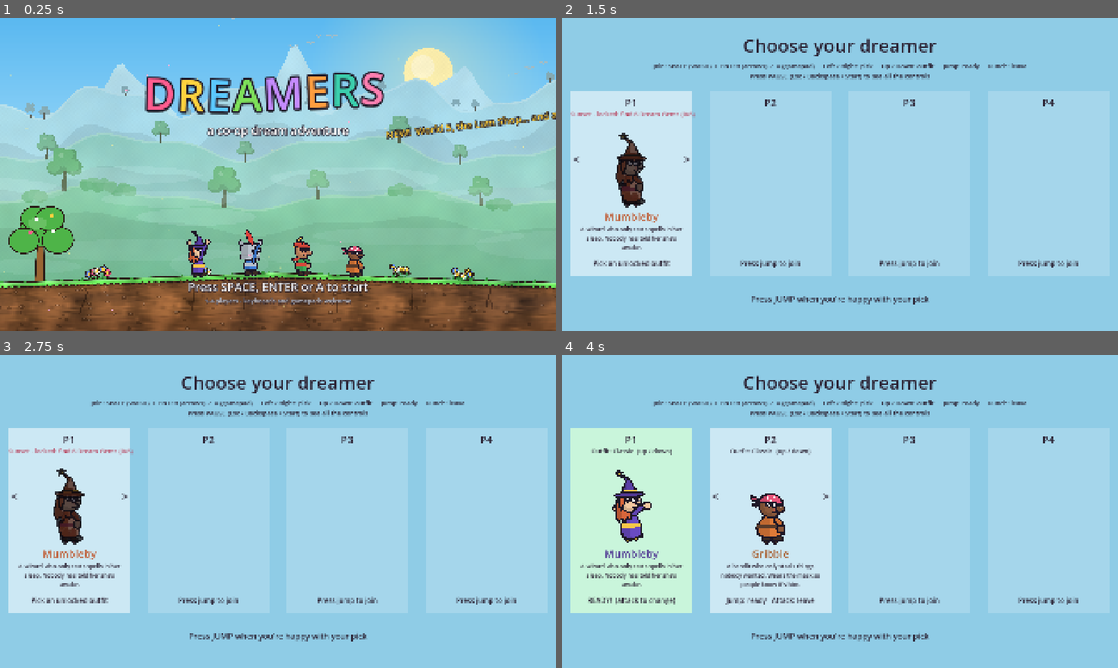
Above: before the commit, frames 1-4 (two rows, left to right).
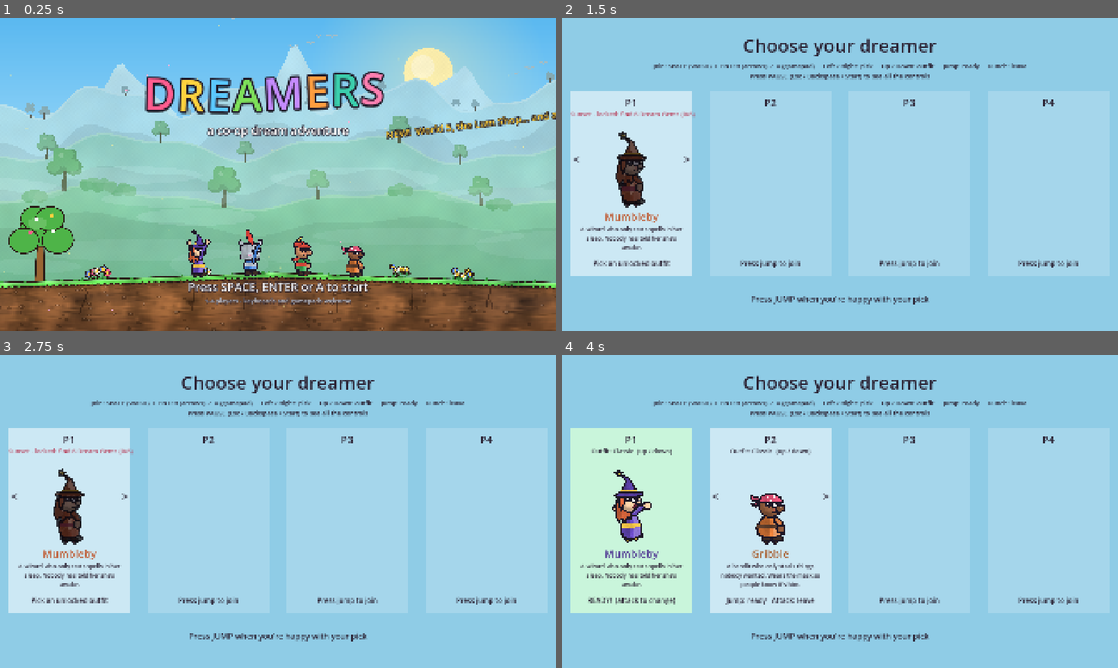
Above: after the commit, the same moments.

Repository: colinduke2-byte/coop-platformer
Game: Godot game, scene res://ui/title.tscn
Two runs of this game, one before a commit and one after it. Both use one fixed random seed, a clock stepped at 60 frames per second and the inputs below.
Inputs (mouse positions are in pixels of both pictures, inside the frame that each line leads up to):
- Up to frame 1 (0.25 s): no input
- Up to frame 2 (1.5 s): tap Space at 0.5, 0.77, 1.07 s; move the mouse to (962, 158) at 0.52 s; hold Right 0.53-1.28 s; tap Shift at 0.6 s; click (962, 158) at 0.67 s; move the mouse to (728, 190) at 1.27 s; hold S from 1.28 s (still down); tap Ctrl at 1.35 s
- Up to frame 3 (2.75 s): tap Space (p0_jump) at 1.52, 1.82 s; move the mouse to (333, 442) at 2.02 s; release S at 2.03 s; hold Right from 2.03 s (still down); tap G at 2.1 s
- Up to frame 4 (4 s): move the mouse to (812, 574) at 2.77 s; release Right at 2.78 s; hold W 2.78-3.53 s; tap Enter at 2.85 s; click (812, 574) at 2.92 s; tap Space (p0_jump) at 3.02, 3.32, 3.77 s; move the mouse to (1006, 558) at 3.52 s; hold Left from 3.53 s (still down); tap Backspace at 3.6 s

The runs differ from the first frame. In frame 1, 0.1% of the frame differs, in the area x 34-66%, y 67-82%; in frame 2, 0.1%; in frame 3, less than 0.1%; in frame 4, 0.2%, in the area x 9-41%, y 37-59%.

Commit message:
Visual overhaul Phase 2: characters - rim light, expressions, follow-through, contact shadows
- Rim light + highlights on body, limbs and head; eye sparkle; cloth detail shader (Medium/High)
- Mouth expressions (gape when airborne, grin when sprinting/cheering, frown in a bubble)
- Spring follow-through on hat, plume, scarf and bandana tails; subtle breathing
- Three victory dances (per dreamer)
- BlobShadow: soft contact shadow that tilts to slopes and shrinks/fades with height
- Rig test for expressions/springs/paint

Co-Authored-By: Claude Sonnet 5.5 <noreply@anthropic.com>
Claude-Session: https://claude.ai/code/session_01RZyH36iJEe4btbCSQD3mjg

Diff:
--- a/characters/character_rig.gd
+++ b/characters/character_rig.gd
@@ -6,6 +6,7 @@
 ## so the gallery and select screens can drive it too. Placeholder until the
 ## real rig (Skeleton2D / Spine) lands; keep the update_pose() API when swapping.
 
+const RIG_SHADER := preload("res://world/shaders/rig.gdshader")
 const OUTLINE := Color("1d1726")
 const SHOE := Color("3b2b24")
 const EYE_WHITE := Color("fbfaf5")
@@ -87,6 +88,10 @@
 var _idle_time := 0.0
 var _quirk_active := false
 var _particle_timer := 0.0
+var _springs := {}                ## key -> Vector2(angle, angular velocity): follow-through
+var _mouth: Line2D
+var _mouth_open: Polygon2D
+var _mouth_amt := 0.0             ## 0 smile .. 1 open
 
 
 func build(p_def: CharacterDef) -> void:
@@ -129,8 +134,9 @@
 		Vector2(-wt * 0.25, -h), Vector2(wt * 0.25, -h), Vector2(wt * 0.5, -h * 0.85),
 		Vector2(wb * 0.53, -h * 0.35), Vector2(wb * 0.5, 2), Vector2(wb * 0.2, 6), Vector2(-wb * 0.2, 6),
 	]), def.main_color)
-	# Back half in shade (light comes from the front).
-	_add_shade(body, _rect(-wb, -h - 10, -wt * 0.05, 10), def.main_color.darkened(0.14))
+	# Back half in shade (light comes from the front), a rim of light down the front edge.
+	_add_shade(body, _rect(-wb, -h - 10, -wt * 0.05, 10), def.main_color.darkened(0.2))
+	_add_light(body, _rect(wt * 0.2, -h - 10, wb, 10), def.main_color.lightened(0.22))
 	var belt_y := -h * 0.35
 	_add_poly(_torso, _rect(-wb * 0.5, belt_y - 3.0, wb * 0.5, belt_y + 3.0), def.trim_color, Vector2.ZERO, false)
 	if def.has_scarf:
@@ -173,6 +179,24 @@
 	_torso.position = Vector2(0, -def.leg_length)
 	_pose = _target_pose(&"Ground", Vector2.ZERO, true, 1.0)
 	_apply_pose()
+	_apply_paint()
+
+
+## Soft cloth detail over every part (Medium / High): one material on the root, shared by all parts.
+func _apply_paint() -> void:
+	material = null
+	if not Gfx.at_least(Gfx.Level.MEDIUM):
+		return
+	var m := PaintedSurface.material("cloth", 0.55, 46.0, 0.0)
+	if m == null:
+		return
+	var rig_mat := ShaderMaterial.new()
+	rig_mat.shader = RIG_SHADER
+	rig_mat.set_shader_parameter(&"detail", PaintedSurface.texture("cloth"))
+	rig_mat.set_shader_parameter(&"strength", 0.5)
+	material = rig_mat
+	for n in find_children("*", "CanvasItem", true, false):
+		(n as CanvasItem).use_parent_material = true
 
 
 ## Returns the headwear's top y relative to the head centre.
@@ -234,14 +258,17 @@
 	var ns := def.nose_size
 	var nose := _add_blob(_face, r * 0.42 * ns, r * 0.3 * ns, def.skin_color.darkened(0.12), Vector2(r * (0.62 + 0.26 * ns), r * 0.18))
 	_add_blob(nose, r * 0.12, r * 0.08, Color(1, 1, 1, 0.45), Vector2(r * 0.08, -r * 0.1), false)
-	var mouth := Line2D.new()
-	mouth.width = 2.0
-	mouth.default_color = OUTLINE
-	mouth.begin_cap_mode = Line2D.LINE_CAP_ROUND
-	mouth.end_cap_mode = Line2D.LINE_CAP_ROUND
-	mouth.points = PackedVector2Array([
-		Vector2(r * 0.2, r * 0.5), Vector2(r * 0.42, r * 0.62), Vector2(r * 0.62, r * 0.52)])
-	_face.add_child(mouth)
+	_add_blob(_head, r * 0.36, r * 0.2, Color(1, 1, 1, 0.22), Vector2(r * 0.3, -r * 0.62), false)  # soft specular
+	_mouth_open = _add_poly(_face, _ellipse(r * 0.2, r * 0.17, 12), Color("5a1f2e"), Vector2(r * 0.42, r * 0.56), false)
+	_mouth_open.visible = false
+	_mouth = Line2D.new()
+	_mouth.width = 2.0
+	_mouth.default_color = OUTLINE
+	_mouth.begin_cap_mode = Line2D.LINE_CAP_ROUND
+	_mouth.end_cap_mode = Line2D.LINE_CAP_ROUND
+	_mouth.set_meta(&"r", r)
+	_face.add_child(_mouth)
+	_set_mouth(0.0)
 
 	_headwear = Node2D.new()
 	_head.add_child(_headwear)
@@ -338,6 +365,7 @@
 	for key: StringName in target:
 		_pose[key] = lerp(_pose[key], target[key], k)
 	_update_face(vel, delta)
+	_update_mouth(state, vel, delta)
 	_update_extras(vel, speed_t, delta)
 	_update_punch_fx(state)
 	_apply_pose()
@@ -553,12 +581,26 @@
 			p[&"brow_raise"] = -1.0
 		&"Victory":
 			var w := sin(t * 10.0) * 6.0
+			var dance := get_instance_id() % 3    # each dreamer has their own victory dance
 			p[&"hand_f"] = Vector2(sx + 10 + w, -L - h - r * 2.0)
 			p[&"hand_b"] = Vector2(-sx - 10 - w, -L - h - r * 1.9)
 			p[&"foot_f"] = Vector2(8, -4 if not on_floor else 0)
 			p[&"foot_b"] = Vector2(-8, -6 if not on_floor else 0)
 			p[&"brow_raise"] = -3.0
 			p[&"head_tilt"] = sin(t * 5.0) * 0.1
+			if dance == 1:    # pumping fists and a little hop
+				var pump := sin(t * 9.0)
+				p[&"hand_f"] = Vector2(sx + 8, -L - h - r * (1.4 + 0.7 * pump))
+				p[&"hand_b"] = Vector2(-sx - 8, -L - h - r * (1.4 - 0.7 * pump))
+				p[&"bob"] = -absf(sin(t * 9.0)) * 5.0
+				p[&"foot_f"] = Vector2(8, -absf(sin(t * 9.0)) * 6.0)
+				p[&"foot_b"] = Vector2(-8, -absf(sin(t * 9.0 + 0.5)) * 6.0)
+			elif dance == 2:  # clapping overhead, swaying
+				var clap := 0.5 + 0.5 * sin(t * 12.0)
+				p[&"hand_f"] = Vector2(2 + 12.0 * clap, -L - h - r * 2.1)
+				p[&"hand_b"] = Vector2(-2 - 12.0 * clap + 14.0, -L - h - r * 2.1)
+				p[&"lean"] = sin(t * 4.0) * 0.12
+				p[&"head_tilt"] = sin(t * 4.0) * 0.16
 		&"Bubble":
 			p[&"foot_f"] = Vector2(5, -L - 2)
 			p[&"foot_b"] = Vector2(-5, -L)
@@ -647,13 +689,21 @@
 	else:
 		_headwear.scale.x = lerpf(_headwear.scale.x, 1.0, 0.3)
 	var flutter := speed_t * 0.5 + clampf(-vel.y / 1500.0, -0.4, 0.4) + sin(_time * 12.0) * 0.08 * (speed_t + 0.2)
+	# Follow-through: tails, plume and the hat chase their targets on springs, so they lag,
+	# overshoot and settle instead of snapping.
 	if _scarf_tail:
-		_scarf_tail.rotation = -flutter
+		_scarf_tail.rotation = _spring(&"scarf", -flutter, delta, 110.0, 7.0)
 	if _bandana_tails:
-		_bandana_tails.rotation = -flutter * 0.8
+		_bandana_tails.rotation = _spring(&"bandana", -flutter * 0.8, delta, 110.0, 7.0)
 	if _plume:
 		var wag := sin(_time * 9.0) * 0.35 if _quirk_active else flutter * 0.3
-		_plume.rotation = float(_plume.get_meta(&"rest")) + wag
+		_plume.rotation = float(_plume.get_meta(&"rest")) + _spring(&"plume", wag, delta, 90.0, 6.0)
+	if not gliding:
+		var hat_target := -speed_t * 0.16 + clampf(-vel.y / 2600.0, -0.22, 0.22)
+		_headwear.rotation = _spring(&"hat", hat_target, delta, 130.0, 9.0)
+	else:
+		_headwear.rotation = 0.0
+	_torso.scale.y = 1.0 + sin(_time * 2.3) * 0.012 * (1.0 - speed_t)  # breathing
 
 	if _quirk_active:
 		_particle_timer -= delta
@@ -666,6 +716,50 @@
 					_spawn_float_note()
 	else:
 		_particle_timer = 0.0
+
+
+## Critically-ish damped spring on one angle (key); returns the current value.
+func _spring(key: StringName, target: float, delta: float, k: float, d: float) -> float:
+	var s: Vector2 = _springs.get(key, Vector2(target, 0.0))
+	var dt := minf(delta, 0.033)
+	s.y += ((target - s.x) * k - s.y * d) * dt
+	s.x += s.y * dt
+	if not is_finite(s.x):
+		s = Vector2(target, 0.0)
+	_springs[key] = s
+	return s.x
+
+
+## Mouth shapes by what the dreamer is doing: smile, gaping when airborne, a wide grin
+## when sprinting or cheering, a worried line in a bubble.
+func _update_mouth(state: StringName, vel: Vector2, delta: float) -> void:
+	if _mouth == null:
+		return
+	var target := 0.0
+	match state:
+		&"Fall": target = 0.6 + clampf(vel.y / 1800.0, 0.0, 0.4)
+		&"Jump": target = 0.35
+		&"Victory": target = 1.0
+		&"Punch", &"GroundPound": target = 0.5 if punching or pound_phase >= 1 else 0.0
+		&"Bubble": target = -1.0
+		&"Ground": target = 0.0 if sprint <= 0.0 else 0.7
+		&"Swing", &"Zipline", &"Glide": target = 0.25
+	_mouth_amt = lerpf(_mouth_amt, target, minf(delta * 14.0, 1.0))
+	_set_mouth(_mouth_amt)
+
+
+func _set_mouth(amt: float) -> void:
+	var r: float = _mouth.get_meta(&"r")
+	var open := absf(amt) > 0.3 and amt > 0.0
+	_mouth_open.visible = open
+	if open:
+		_mouth_open.scale = Vector2(1.0, 0.5 + 0.9 * amt)
+		_mouth.points = PackedVector2Array()
+		return
+	var curve := r * (0.12 - 0.3 * minf(amt, 0.0)) if amt < 0.0 else r * (0.12 + 0.2 * amt)  # frown flips the curve
+	var dir := -1.0 if amt < 0.0 else 1.0
+	_mouth.points = PackedVector2Array([
+		Vector2(r * 0.2, r * 0.5), Vector2(r * 0.42, r * 0.5 + dir * curve), Vector2(r * 0.62, r * 0.52)])
 
 
 func _update_punch_fx(state: StringName) -> void:
@@ -755,6 +849,16 @@
 		l.joint_mode = Line2D.LINE_JOINT_ROUND
 		add_child(l)
 		lines.append(l)
+	# A thin lighter stroke along the lit side gives the limb roundness.
+	var hl := Line2D.new()
+	hl.width = maxf(width * 0.32, 1.6)
+	hl.default_color = Color(color.lightened(0.28), 0.65)
+	hl.begin_cap_mode = Line2D.LINE_CAP_ROUND
+	hl.end_cap_mode = Line2D.LINE_CAP_ROUND
+	hl.joint_mode = Line2D.LINE_JOINT_ROUND
+	hl.position = Vector2(-0.9, -1.3)
+	add_child(hl)
+	lines.append(hl)
 	_limbs[n] = lines
 
 
@@ -764,13 +868,18 @@
 	var pts := PackedVector2Array([a, mid, b])
 	for l: Line2D in _limbs[n]:
 		l.points = pts
+	var lines: Array = _limbs[n]
+	if lines.size() > 2:  # the highlight stroke is thinner than the limb
+		(lines[2] as Line2D).width = maxf((lines[1] as Line2D).width * 0.32, 1.6)
 
 
 ## `inner` = which way the brow's inner end points (+1 toward +x).
 func _add_eye(pos: Vector2, size: float, inner: float) -> void:
 	var e := _add_blob(_face, 4.8 * size, 6.2 * size, EYE_WHITE, pos, true)
 	_eyes.append(e)
-	_pupils.append(_add_blob(e, 2.3 * size, 3.1 * size, PUPIL, Vector2.ZERO, false))
+	var pupil := _add_blob(e, 2.3 * size, 3.1 * size, PUPIL, Vector2.ZERO, false)
+	_pupils.append(pupil)
+	_add_blob(pupil, 0.9 * size, 0.9 * size, Color(1, 1, 1, 0.9), Vector2(0.8 * size, -1.2 * size), false)  # eye sparkle
 	if def.has_lashes:
 		# Three flicks off the outer top of the eye (children of it, so they blink too).
 		var outer := -inner
@@ -797,6 +906,11 @@
 	_brows.append(brow)
 
 
+## Lighter copy of `poly` clipped to `region` (rim light), drawn under poly's outline.
+func _add_light(poly: Polygon2D, region: PackedVector2Array, color: Color) -> void:
+	_add_shade(poly, region, color)
+
+
 ## Darker copy of `poly` clipped to `region`, drawn under poly's outline.
 func _add_shade(poly: Polygon2D, region: PackedVector2Array, color: Color) -> void:
 	for piece in Geometry2D.intersect_polygons(poly.polygon, region):
--- a/player/player.gd
+++ b/player/player.gd
@@ -113,6 +113,9 @@
 	punch_col.shape = punch_col.shape.duplicate()
 	reset_punch_area()
 	_build_character()
+	var shadow := BlobShadow.new()
+	shadow.name = "BlobShadow"
+	add_child(shadow)
 	state_machine.setup(self)
 	state_machine.start(&"Fall")
 	if remote:
--- a/tests/run_tests.gd
+++ b/tests/run_tests.gd
@@ -8244,3 +8244,32 @@
 			if p.y < 20.0: top = maxf(top, absf(p.y))
 			if p.y > 180.0: bottom = maxf(bottom, p.y - 200.0)
 	check(bottom > top, "the bottom edge is heavier than the top (%.1f vs %.1f)" % [bottom, top])
+
+
+func test_character_rig_expressions_springs_and_paint() -> void:
+	for def in GameManager.CHARACTERS:
+		var rig := CharacterRig.new()
+		_arena.add_child(rig)
+		rig.build(def)
+		check(rig.material is ShaderMaterial, "%s: the rig has the painted material at MEDIUM" % def.display_name)
+		for st: StringName in [&"Ground", &"Jump", &"Fall", &"Victory", &"Bubble", &"Punch", &"GroundPound", &"Swim", &"Glide"]:
+			for i in 40:
+				rig.update_pose(st, Vector2(500, -300 if st == &"Jump" else 900), st == &"Ground", 430.0, 1.0 / 60.0)
+		for i in 40:
+			rig.update_pose(&"Fall", Vector2(0, 900), false, 430.0, 1.0 / 60.0)
+		check(rig._mouth_open.visible, "%s: a falling dreamer opens their mouth" % def.display_name)
+		for key in rig._springs:
+			check(is_finite((rig._springs[key] as Vector2).x), "%s: spring '%s' stays finite" % [def.display_name, key])
+		var amt := rig._mouth_amt
+		for i in 60:
+			rig.update_pose(&"Victory", Vector2.ZERO, true, 430.0, 1.0 / 60.0)
+		check(rig._mouth_amt > 0.9 and rig._mouth_open.visible, "%s: cheering is a big open grin" % def.display_name)
+		rig.queue_free()
+	var old := Gfx.level
+	Gfx.level = Gfx.Level.LOW
+	var low := CharacterRig.new()
+	_arena.add_child(low)
+	low.build(GameManager.CHARACTERS[0])
+	check(low.material == null, "LOW skips the painted rig material")
+	low.queue_free()
+	Gfx.level = old
--- /dev/null
+++ b/world/blob_shadow.gd
@@ -0,0 +1,50 @@
+class_name BlobShadow
+extends Node2D
+## A soft contact shadow under a character or enemy: it sits on whatever ground is
+## below (tilted to the slope), shrinking and fading as the owner rises, which
+## grounds everything in the scene and sells jumps. Add as a child of the owner
+## (it makes itself top-level). Wide = half-width in px at rest.
+
+@export var half_width := 26.0
+@export var reach := 640.0          ## how far below the owner it can find ground
+
+var _owner_node: Node2D
+var _space: PhysicsDirectSpaceState2D
+
+
+func _init() -> void:
+	top_level = true
+	z_index = 0     # after the terrain (earlier in the tree), before its owner (show_behind_parent)
+	show_behind_parent = true
+
+
+func _ready() -> void:
+	_owner_node = get_parent() as Node2D
+	set_physics_process(_owner_node != null)
+
+
+func _physics_process(_delta: float) -> void:
+	if _owner_node == null or not is_instance_valid(_owner_node):
+		return
+	if not View.sees(_owner_node.global_position, 260.0):
+		visible = false
+		return
+	var from := _owner_node.global_position + Vector2(0, -6)
+	var q := PhysicsRayQueryParameters2D.create(from, from + Vector2(0, reach), 1)
+	var hit := _owner_node.get_world_2d().direct_space_state.intersect_ray(q)
+	if hit.is_empty():
+		visible = false
+		return
+	visible = true
+	var h := from.distance_to(hit.position as Vector2)
+	var k := clampf(h / 420.0, 0.0, 1.0)
+	global_position = (hit.position as Vector2) + Vector2(0, 1)
+	global_rotation = (hit.normal as Vector2).angle() + PI * 0.5
+	scale = Vector2.ONE * lerpf(1.0, 0.5, k)
+	modulate.a = lerpf(1.0, 0.0, clampf(h / reach, 0.0, 1.0))
+	queue_redraw()
+
+
+func _draw() -> void:
+	draw_colored_polygon(Art.ellipse(Vector2.ZERO, half_width * 1.25, 6.5, 20), Color(0.05, 0.02, 0.1, 0.17))
+	draw_colored_polygon(Art.ellipse(Vector2.ZERO, half_width * 0.95, 4.5, 20), Color(0.05, 0.02, 0.1, 0.34))
--- /dev/null
+++ b/world/shaders/rig.gdshader
@@ -0,0 +1,18 @@
+shader_type canvas_item;
+// Soft cloth/brush detail on a character rig. Applied to the rig root; every part uses the
+// parent material. Near-white (eyes) and near-black (ink lines) are left untouched.
+uniform sampler2D detail : filter_linear, repeat_enable;
+uniform float strength = 0.5;
+uniform float tile = 46.0;
+varying vec2 lpos;
+
+void vertex() {
+	lpos = VERTEX;
+}
+
+void fragment() {
+	float l = dot(COLOR.rgb, vec3(0.299, 0.587, 0.114));
+	float mask = smoothstep(0.1, 0.24, l) * (1.0 - smoothstep(0.86, 0.95, l));
+	float d = texture(detail, lpos / tile).r;
+	COLOR.rgb *= 1.0 + (d - 0.5) * strength * mask;
+}
Not shown, added: world/blob_shadow.gd.uid
Not shown, added: world/shaders/rig.gdshader.uid
Not shown, changed: docs/ROADMAP.md
